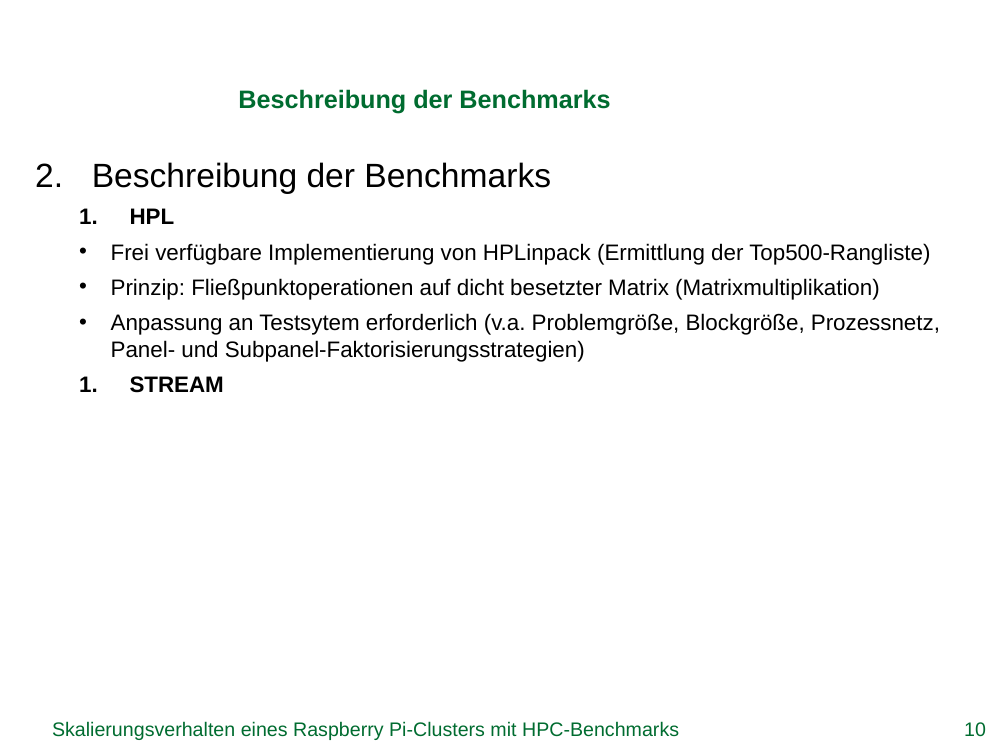
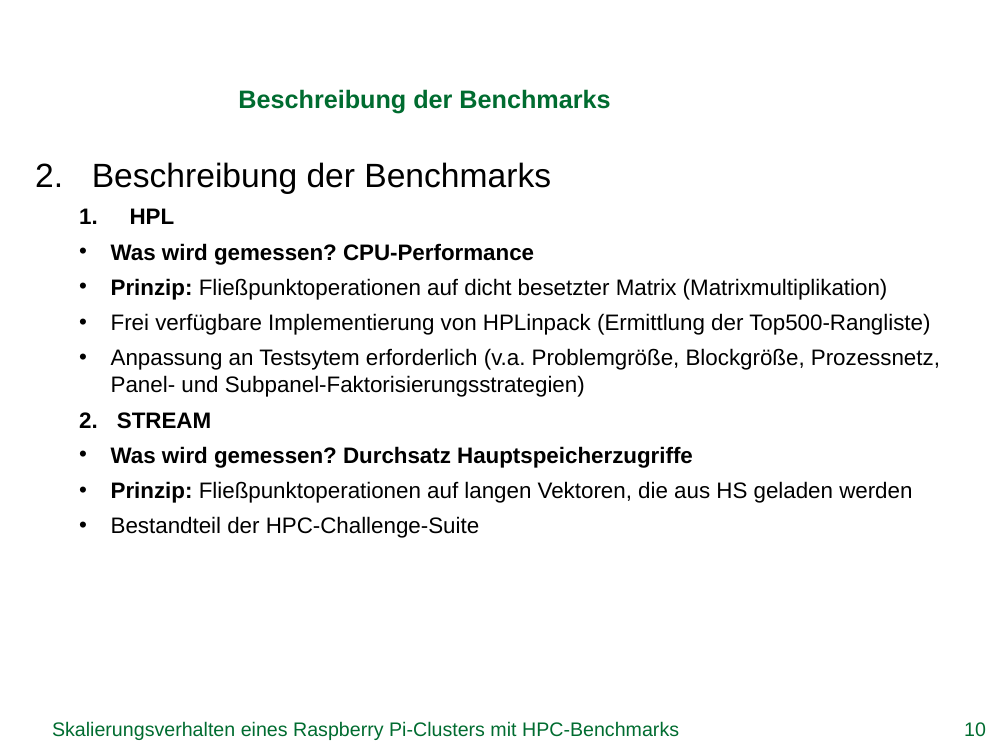
Before and after one commit to missgreenwood/bachelor-arbeit, a slide deck: slide 10 of Disputation/grei14.pptx. Drawn at 1008x756 pixels with LibreOffice and Linux fonts; fonts in the diff are those of the drawing; background and template pictures are left out. Boxes give left, top, right and bottom in pixels: in the first picture for what was removed or moved away, otherwise in the second. Text is boxed around its words. In the diff, an @@ line names an element or a change of style, - is before the commit and + after.

```diff
--- a/Disputation/grei14.pptx
+++ b/Disputation/grei14.pptx
@@ text at (x1=111, y1=243, x2=888, y2=300): paragraphs added @@
+  • Was wird gemessen? CPU-Performance
+  • Prinzip: Fließpunktoperationen auf dicht besetzter Matrix (Matrixmultiplikation)
@@ text at (x1=111, y1=278, x2=880, y2=300): paragraph removed @@
-  • Prinzip: Fließpunktoperationen auf dicht besetzter Matrix (Matrixmultiplikation)
@@ text at (x1=117, y1=412, x2=211, y2=429): indent changed @@
@@ text at (x1=111, y1=446, x2=912, y2=538): paragraphs added @@
+  • Was wird gemessen? Durchsatz Hauptspeicherzugriffe
+  • Prinzip: Fließpunktoperationen auf langen Vektoren, die aus HS geladen werden
+  • Bestandteil der HPC-Challenge-Suite
```
Also in this commit, not shown: 3 other slides changed, 1 other file.
